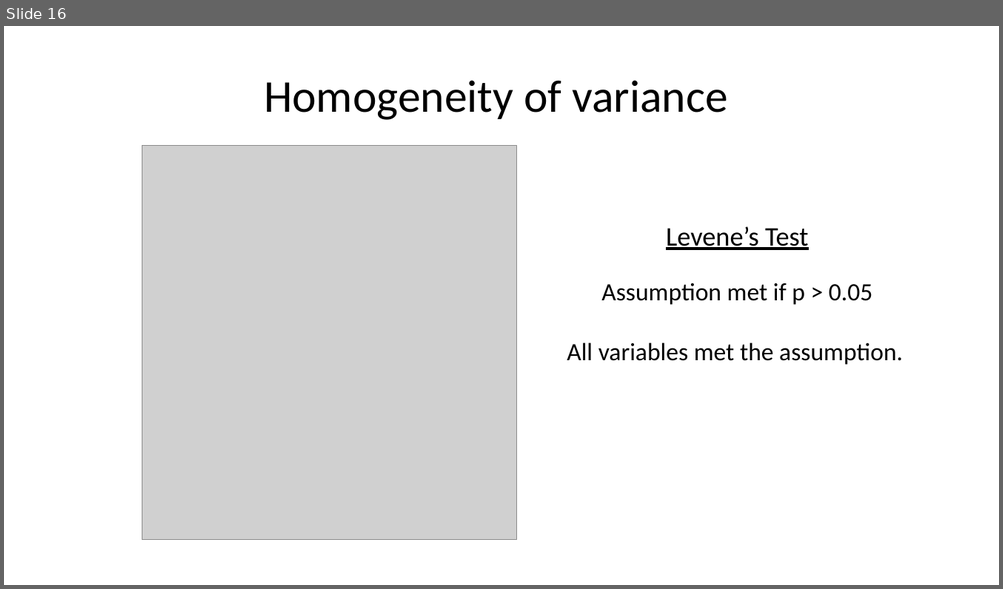
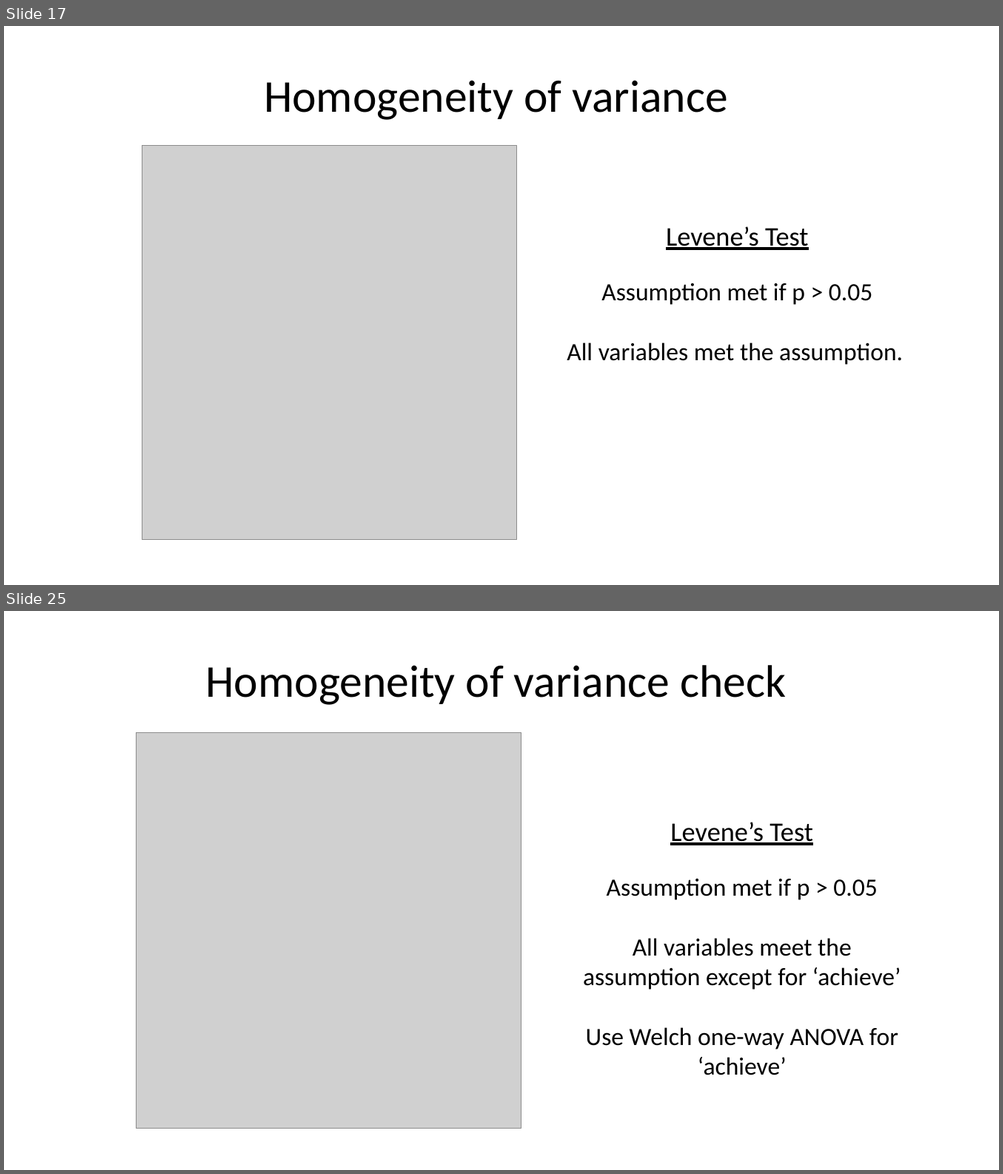
Before and after one commit to tiffanydho/ENT_research, a slide deck: ERAS_Linguistics/ERAS_race_report.pptx. Shown one above the other, each under a label of ours: slide 16 before the commit, slides 17 and 25 after it; the slides between them are not shown. The pictures are 1003x589 and 1003x1174 pixels, drawn with LibreOffice and Linux fonts; fonts in the diff are those of the drawing; grey boxes stand for pictures. Boxes give left, top, right and bottom in pixels: in the first picture for what was removed or moved away, otherwise in the second. Text is boxed around its words. In the diff, an @@ line names an element or a change of style, - is before the commit and + after.

```diff
--- a/ERAS_Linguistics/ERAS_race_report.pptx
+++ b/ERAS_Linguistics/ERAS_race_report.pptx
@@ slide 25 added at bbox=[4, 611, 999, 1170], background #FFFFFF @@
@@ title added at bbox=[206, 665, 785, 705], 44 pt, text #000000 @@
+Homogeneity of variance check
@@ picture added at bbox=[136, 732, 521, 1128] @@
@@ text added at bbox=[583, 822, 901, 1076], 24 pt, text #000000 @@
+Levene’s Test
+Assumption met if p > 0.05
+All variables meet the assumption except for ‘achieve’
+Use Welch one-way ANOVA for ‘achieve’
@@ what was slide 16 is now slide 17 @@
```
Also in this commit, not shown: 9 slides changed, 37 other slides added, 1 slide removed, 6 other files.
